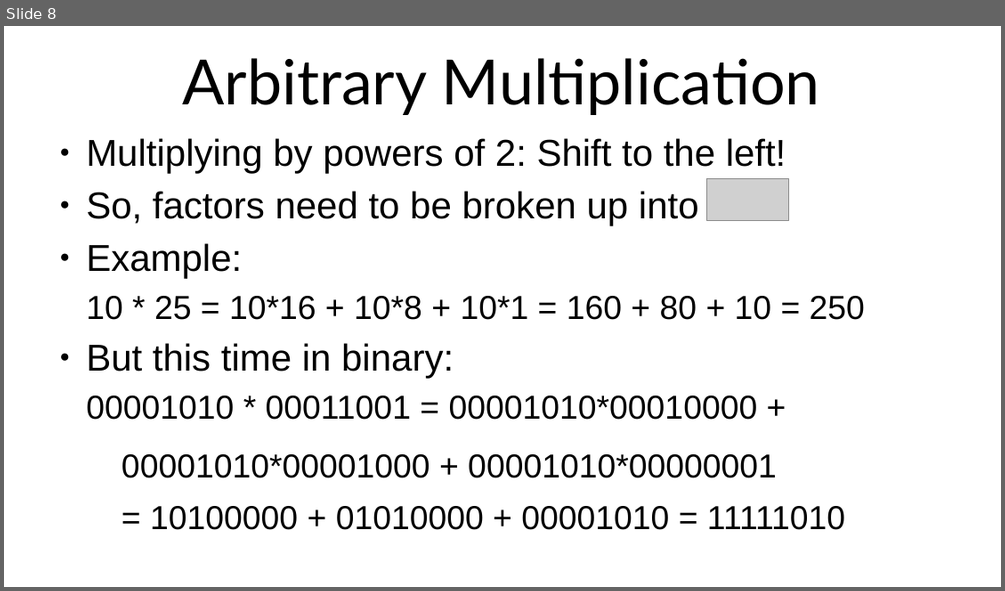
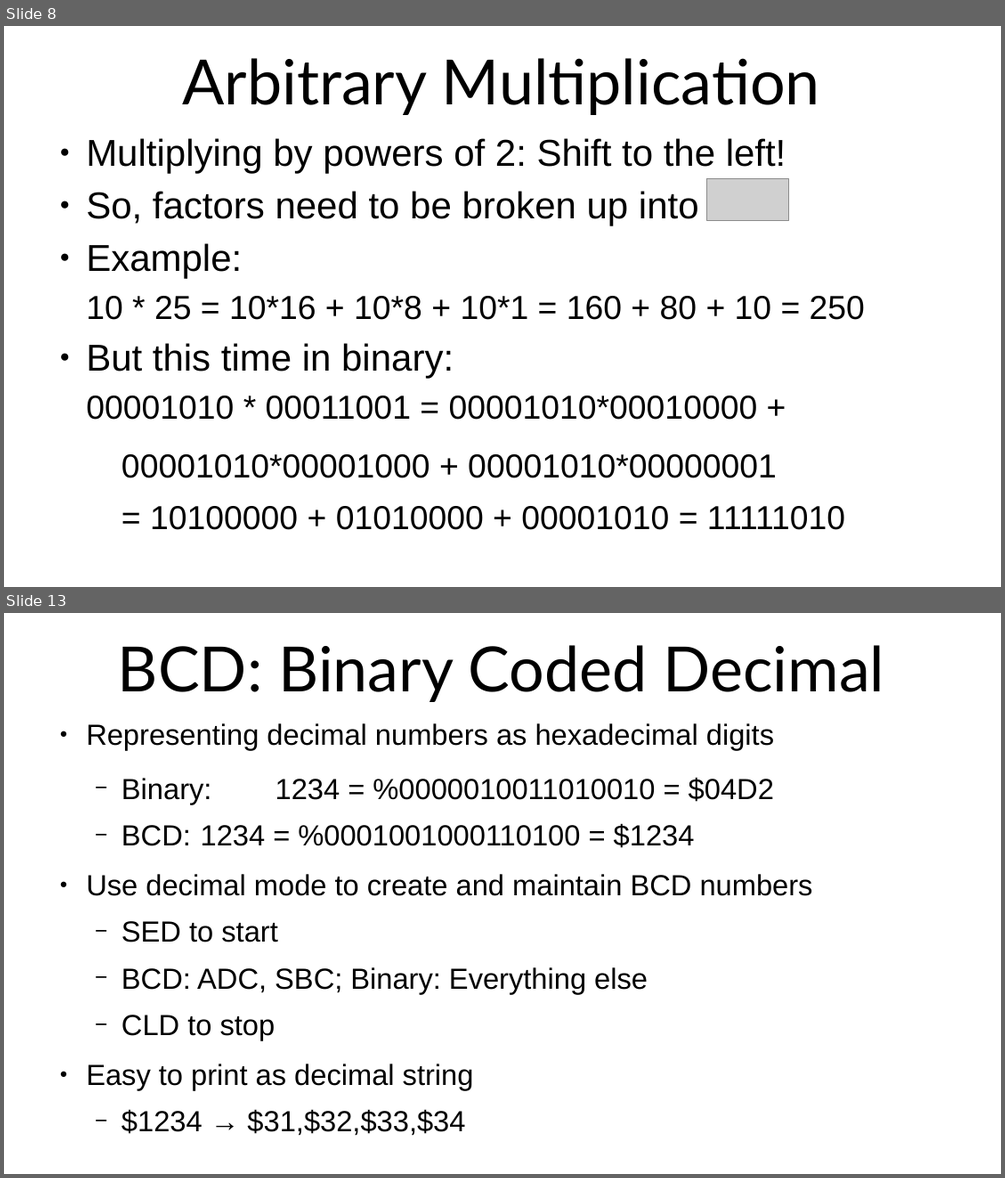
Before and after one commit to SlithyMatt/x16-assembly-tutorial, a slide deck: Lesson11/Lesson11.odp. Shown one above the other, each under a label of ours: slide 8 before the commit, slides 8 and 13 after it; the slides between them are not shown. The pictures are 1005x591 and 1005x1178 pixels, drawn with LibreOffice and Linux fonts; fonts in the diff are those of the drawing; grey boxes stand for pictures. Boxes give left, top, right and bottom in pixels: in the first picture for what was removed or moved away, otherwise in the second. Text is boxed around its words. In the diff, an @@ line names an element or a change of style, - is before the commit and + after.

```diff
--- a/Lesson11/Lesson11.odp
+++ b/Lesson11/Lesson11.odp
@@ slide 13 added at (4,613,1001,1174), background #FFFFFF @@
@@ title added at (118,645,885,702), 60 pt, text #000000 @@
+BCD: Binary Coded Decimal
@@ text added at (86,723,813,1135), 28 pt, text #000000 @@
+● Representing decimal numbers as hexadecimal digits
+  − Binary: 1234 = %0000010011010010 = $04D2
+  − BCD: 1234 = %0001001000110100 = $1234
+● Use decimal mode to create and maintain BCD numbers
+  − SED to start
+  − BCD: ADC, SBC; Binary: Everything else
+  − CLD to stop
+● Easy to print as decimal string
+  − $1234 → $31,$32,$33,$34
```
Also in this commit, not shown: 1 slide changed, 5 other slides added, 1 slide removed, 1 other file.
